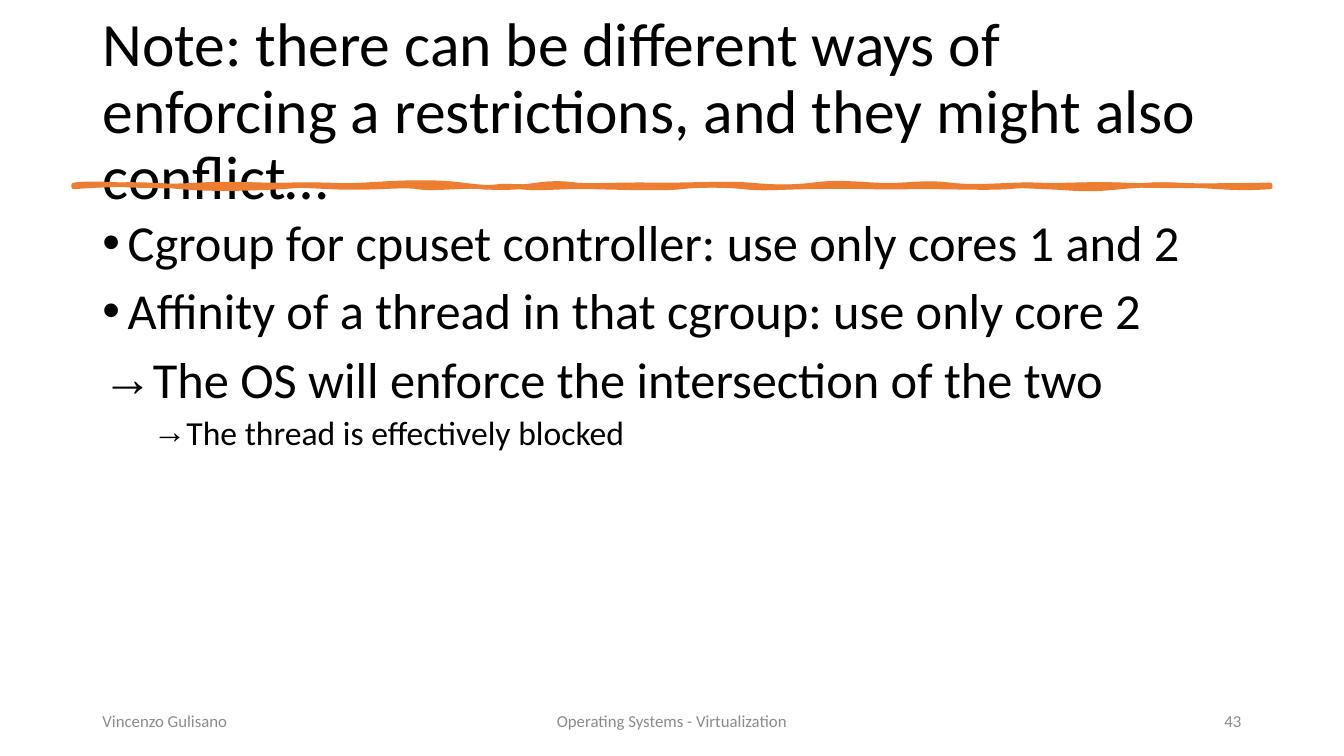
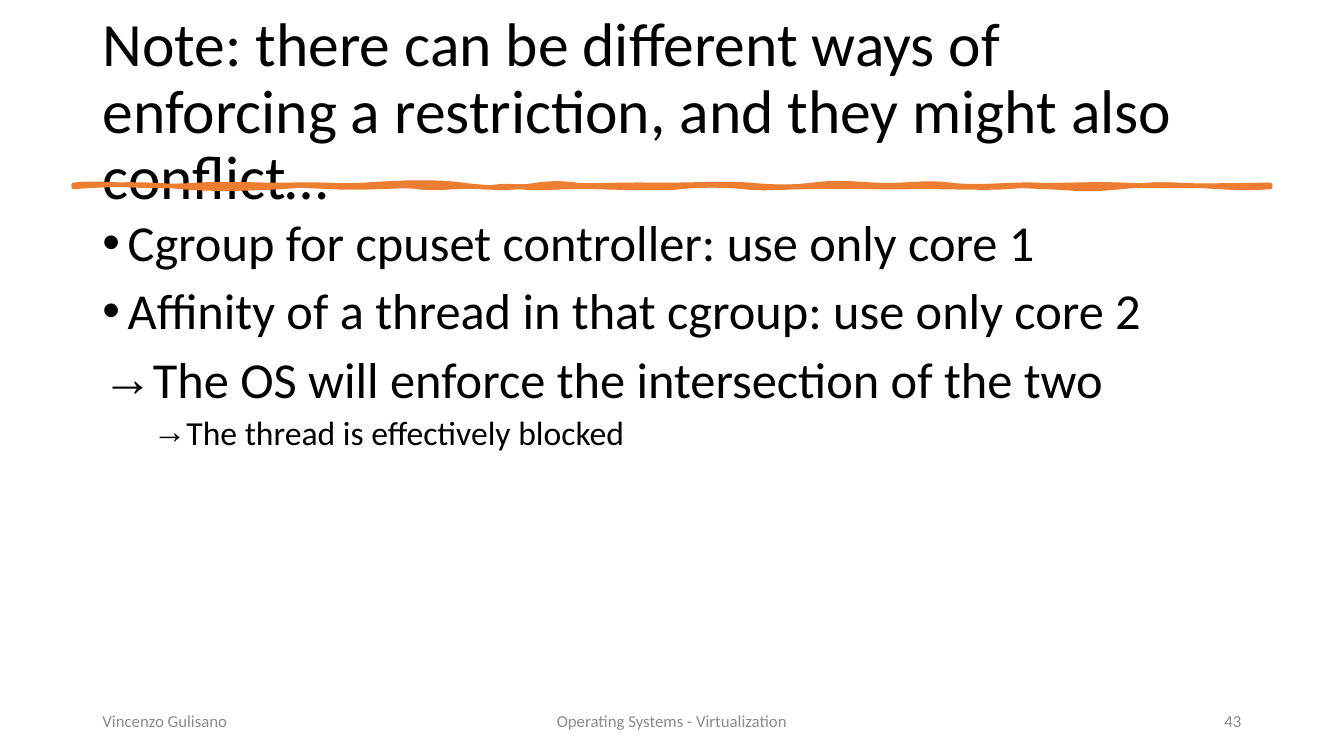
Before and after one commit to vincenzo-gulisano/os_material, a slide deck: slide 43 of slides/virtualization.pptx. Drawn at 1344x756 pixels with LibreOffice and Linux fonts; fonts in the diff are those of the drawing. Boxes give left, top, right and bottom in pixels: in the first picture for what was removed or moved away, otherwise in the second. Text is boxed around its words. In the diff, an @@ line names an element or a change of style, - is before the commit and + after.

```diff
--- a/slides/virtualization.pptx
+++ b/slides/virtualization.pptx
@@ title at [102,23,1171,200]: text changed @@
-Note: there can be different ways of enforcing a restrictions, and they might also conflict…
+Note: there can be different ways of enforcing a restriction, and they might also conflict…
@@ text at [128,226,1035,270]: text changed @@
-• Cgroup for cpuset controller: use only cores 1 and 2
+• Cgroup for cpuset controller: use only core 1
```
Also in this commit, not shown: 8 other slides changed, 1 slide added, 1 other file.
